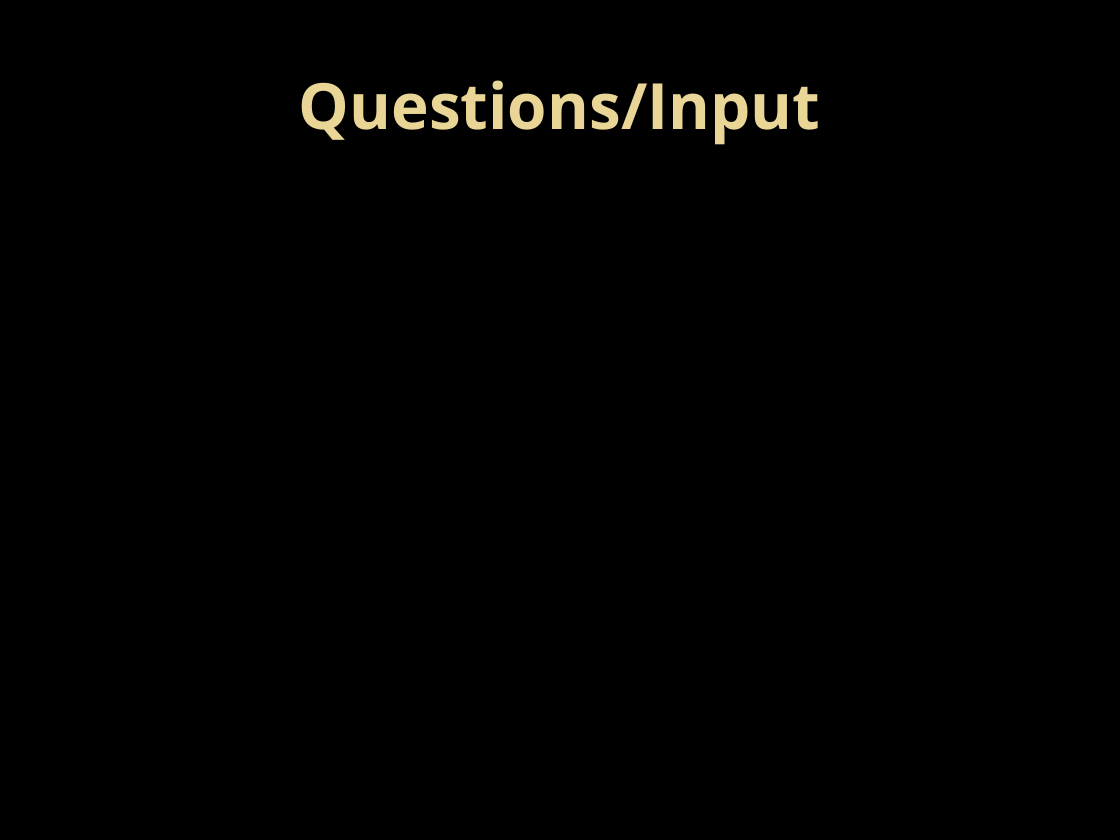
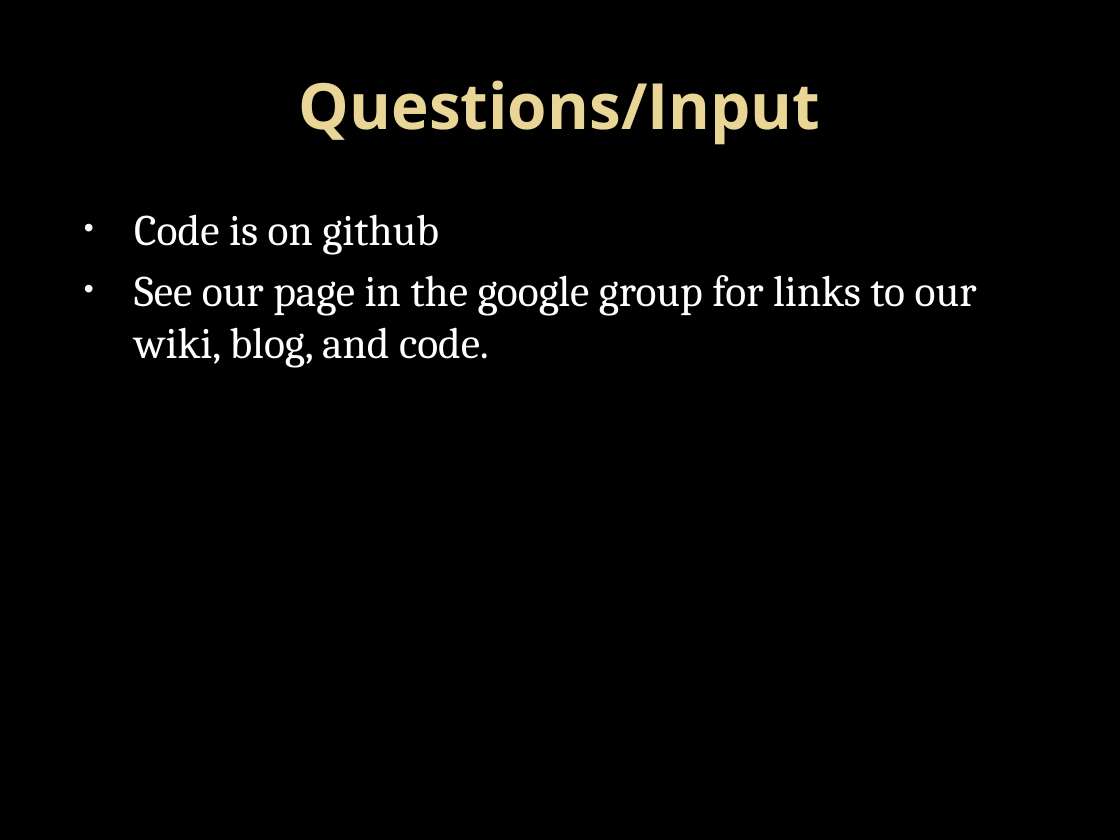
Before and after one commit to CBrown/RPI-Grade-Tracker, a slide deck: slide 6 of MidSemester-Rev1.pptx (slide 5 before the commit). Drawn at 1120x840 pixels with LibreOffice and Linux fonts; fonts in the diff are those of the drawing; background and template pictures are left out. Boxes give left, top, right and bottom in pixels: in the first picture for what was removed or moved away, otherwise in the second. Text is boxed around its words. In the diff, an @@ line names an element or a change of style, - is before the commit and + after.

```diff
--- a/MidSemester-Rev1.pptx
+++ b/MidSemester-Rev1.pptx
@@ text added at [134, 214, 977, 368], 28 pt, text #FFFFFF @@
+• Code is on github
+• See our page in the google group for links to our wiki, blog, and code.
```
Also in this commit, not shown: 1 other slide changed, 1 slide added, 1 other file.
